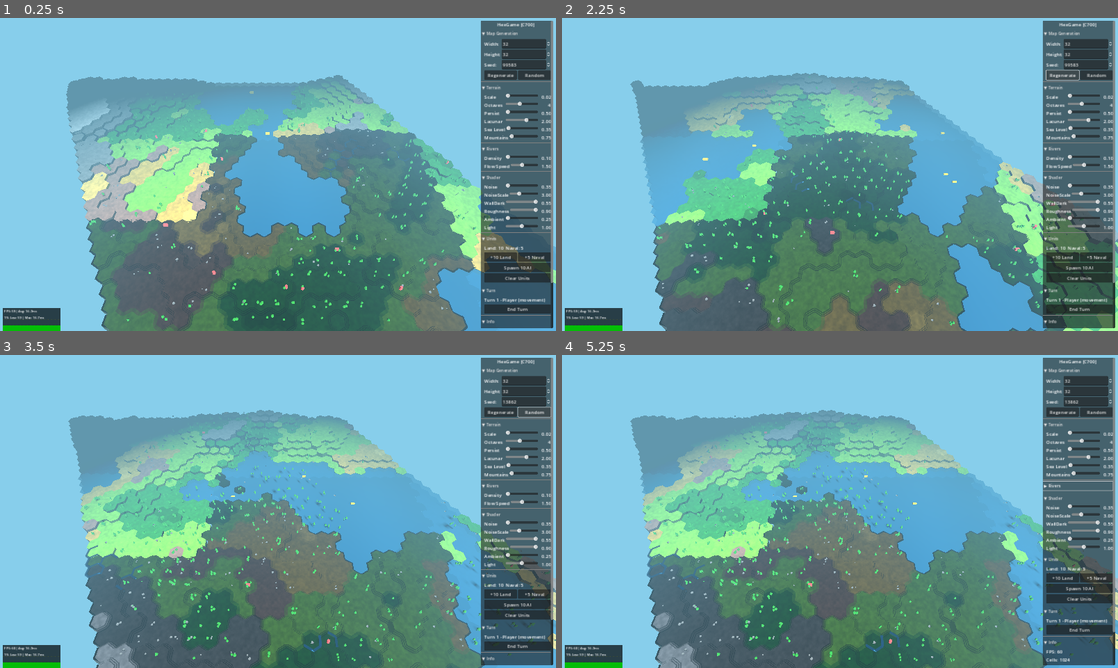
Above: before the commit, frames 1-4 (two rows, left to right).
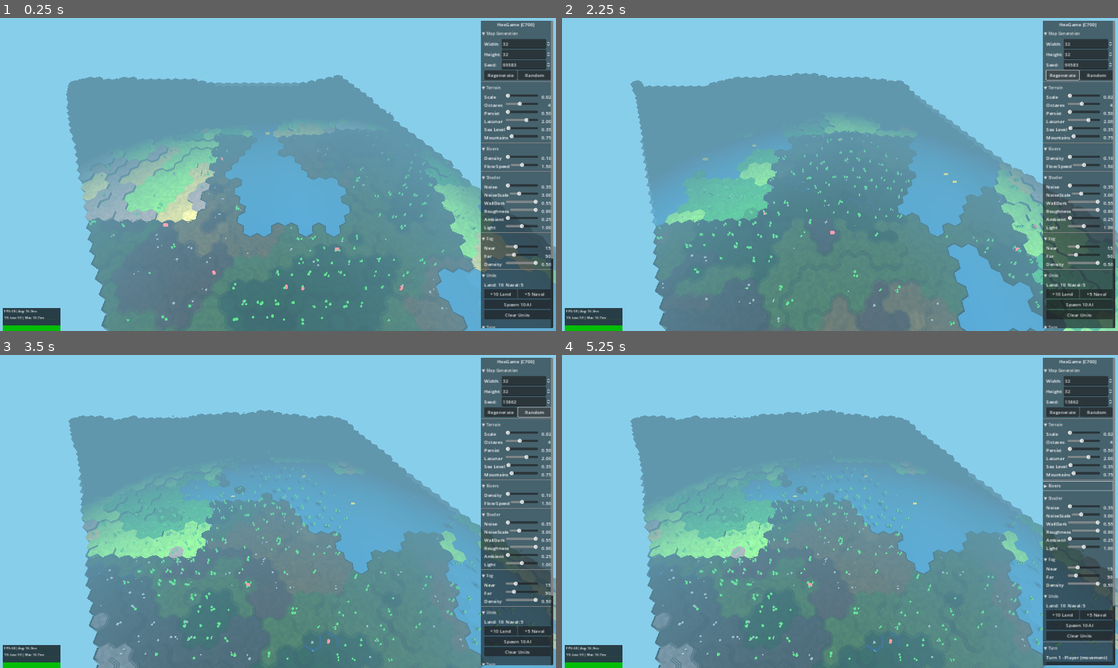
Above: after the commit, the same moments.

Repository: bobum/hexgame
Game: Godot game, scene res://scenes/main.tscn
Same seed, same stepped clock (60 frames per second), same inputs: the game is played once before the commit and once after it.
Inputs:
- Up to frame 1 (0.25 s): no input
- Up to frame 2 (2.25 s): click "▼ Map Generation" at 0.5 s; click "▶ Map Generation" at 1.25 s; click "Regenerate" at 2 s
- Up to frame 3 (3.5 s): click "Random" at 2.75 s
- Up to frame 4 (5.25 s): click "▼ Terrain" at 3.5 s; click "▶ Terrain" at 4.25 s; click "▼ Rivers" at 5 s

The runs differ from the first frame. In frame 1, 42% of the frame differs, in the area x 12-100%, y 22-100%; in frame 2, 40%; in frame 3, 40%; in frame 4, 40%.

Commit message:
Add distance fog controls to UI
Add fog controls (Near, Far, Density sliders) to match Three.js implementation.
Update main.tscn fog defaults to near=15, far=50.

Co-Authored-By: Claude Opus 4.5 <noreply@anthropic.com>

Diff:
--- a/godot/scenes/main.tscn
+++ b/godot/scenes/main.tscn
@@ -14,8 +14,8 @@
 fog_mode = 1
 fog_light_color = Color(0.529, 0.808, 0.922, 1)
 fog_light_energy = 0.5
-fog_depth_begin = 20.0
-fog_depth_end = 60.0
+fog_depth_begin = 15.0
+fog_depth_end = 50.0
 fog_sky_affect = 0.3
 
 [node name="Main" type="Node3D"]
--- a/godot/src/main.gd
+++ b/godot/src/main.gd
@@ -67,6 +67,7 @@
 	game_ui.noise_param_changed.connect(_on_noise_param_changed)
 	game_ui.shader_param_changed.connect(_on_shader_param_changed)
 	game_ui.lighting_param_changed.connect(_on_lighting_param_changed)
+	game_ui.fog_param_changed.connect(_on_fog_param_changed)
 
 
 func _setup_screenshot_capture() -> void:
@@ -254,6 +255,17 @@
 				directional_light.light_energy = value
 
 
+func _on_fog_param_changed(param: String, value: float) -> void:
+	if world_env and world_env.environment:
+		match param:
+			"fog_near":
+				world_env.environment.fog_depth_begin = value
+			"fog_far":
+				world_env.environment.fog_depth_end = value
+			"fog_density":
+				world_env.environment.fog_light_energy = value
+
+
 func _on_end_turn() -> void:
 	if turn_manager:
 		turn_manager.end_turn()
--- a/godot/src/ui/game_ui.gd
+++ b/godot/src/ui/game_ui.gd
@@ -13,6 +13,7 @@
 signal noise_param_changed(param: String, value: float)
 signal shader_param_changed(param: String, value: float)
 signal lighting_param_changed(param: String, value: float)
+signal fog_param_changed(param: String, value: float)
 
 @onready var panel: PanelContainer = $Panel
 @onready var scroll: ScrollContainer = $Panel/ScrollContainer
@@ -50,6 +51,9 @@
 var shader_roughness_slider: HSlider
 var ambient_energy_slider: HSlider
 var light_energy_slider: HSlider
+var fog_near_slider: HSlider
+var fog_far_slider: HSlider
+var fog_density_slider: HSlider
 
 var main_node: Node3D
 
@@ -88,6 +92,7 @@
 	_create_terrain_folder()
 	_create_rivers_folder()
 	_create_shader_folder()
+	_create_fog_folder()
 	_create_units_folder()
 	_create_turn_folder()
 	_create_info_folder()
@@ -246,6 +251,19 @@
 	light_energy_slider = _add_slider(content, "Light", 0.0, 2.0, 1.0, 0.05, _on_light_energy_changed)
 
 
+func _create_fog_folder() -> void:
+	var content = _create_folder("Fog", true)
+
+	# Fog near distance (5 - 40)
+	fog_near_slider = _add_slider(content, "Near", 5.0, 40.0, 15.0, 1.0, _on_fog_near_changed)
+
+	# Fog far distance (30 - 120)
+	fog_far_slider = _add_slider(content, "Far", 30.0, 120.0, 50.0, 1.0, _on_fog_far_changed)
+
+	# Fog density/energy (0.0 - 1.0)
+	fog_density_slider = _add_slider(content, "Density", 0.0, 1.0, 0.5, 0.05, _on_fog_density_changed)
+
+
 func _emit_shader_defaults() -> void:
 	# Emit shader parameter signals with default values so shader gets initialized
 	shader_param_changed.emit("top_noise_strength", 0.35)
@@ -506,6 +524,21 @@
 func _on_light_energy_changed(value: float) -> void:
 	_update_slider_label(light_energy_slider, value)
 	lighting_param_changed.emit("light_energy", value)
+
+
+func _on_fog_near_changed(value: float) -> void:
+	_update_slider_label(fog_near_slider, value, true)
+	fog_param_changed.emit("fog_near", value)
+
+
+func _on_fog_far_changed(value: float) -> void:
+	_update_slider_label(fog_far_slider, value, true)
+	fog_param_changed.emit("fog_far", value)
+
+
+func _on_fog_density_changed(value: float) -> void:
+	_update_slider_label(fog_density_slider, value)
+	fog_param_changed.emit("fog_density", value)
 
 
 func _update_slider_label(slider: HSlider, value: float, is_int: bool = false) -> void:
